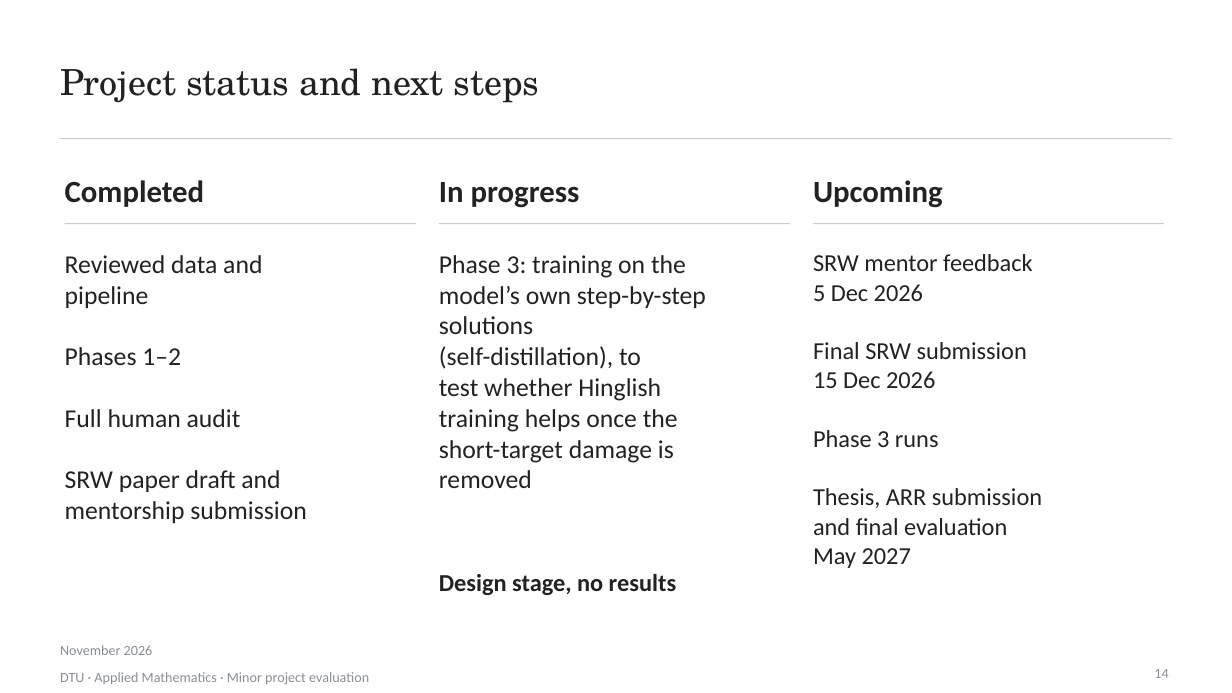
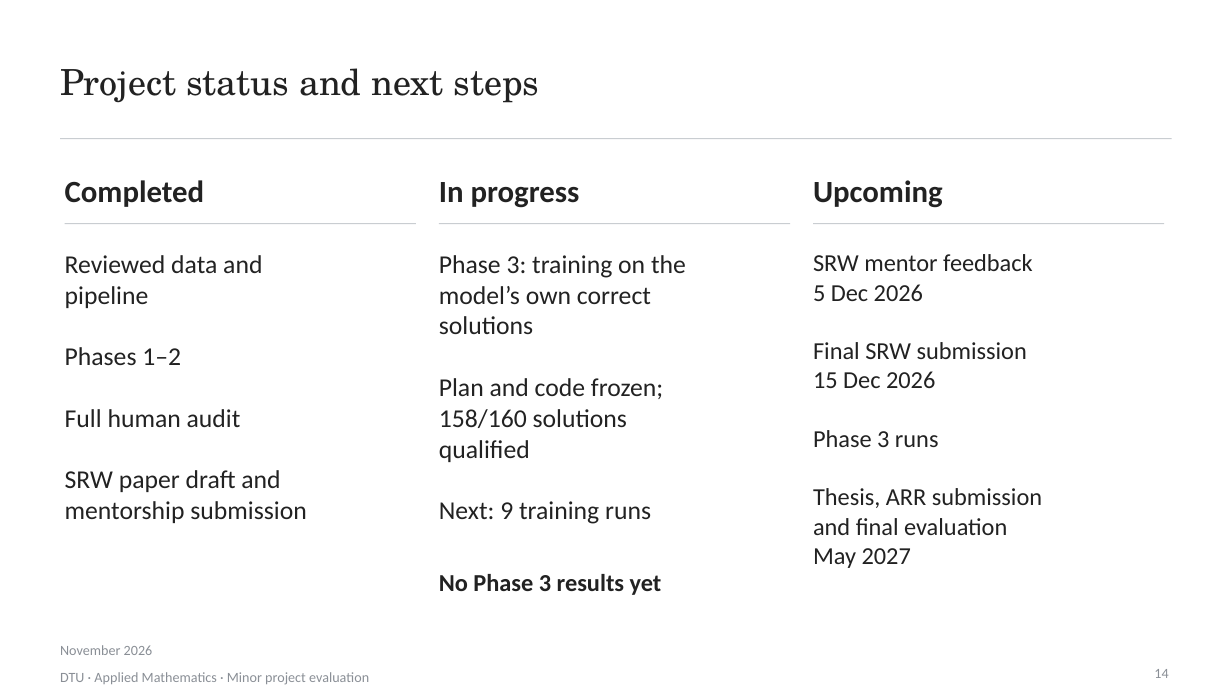
Before and after one commit to Divyansh1128/Hinglish, a slide deck: slide 14 of docs/minor_project/deck/minor_evaluation_v2.pptx. Drawn at 1232x693 pixels with LibreOffice and Linux fonts; fonts in the diff are those of the drawing. Boxes give left, top, right and bottom in pixels: in the first picture for what was removed or moved away, otherwise in the second. Text is boxed around its words. In the diff, an @@ line names an element or a change of style, - is before the commit and + after.

Commit message:
Minor submission: report retitled Minor Project Report with Phase-3 (in progress) section and updated timeline; deck status slides; study guide PDF with theory and 88-question viva bank

```diff
--- a/docs/minor_project/deck/minor_evaluation_v2.pptx
+++ b/docs/minor_project/deck/minor_evaluation_v2.pptx
@@ text at box(439, 286, 651, 304): text changed @@
-model’s own step-by-step
+model’s own correct
@@ text at box(439, 378, 663, 524): text changed @@
-(self-distillation), to
-test whether Hinglish
-training helps once the
-short-target damage is
-removed
+Plan and code frozen;
+158/160 solutions
+qualified
+Next: 9 training runs
@@ text at box(439, 574, 662, 595): text changed @@
-Design stage, no results
+No Phase 3 results yet
```
Also in this commit, not shown: 1 other slide changed, 7 other files.
